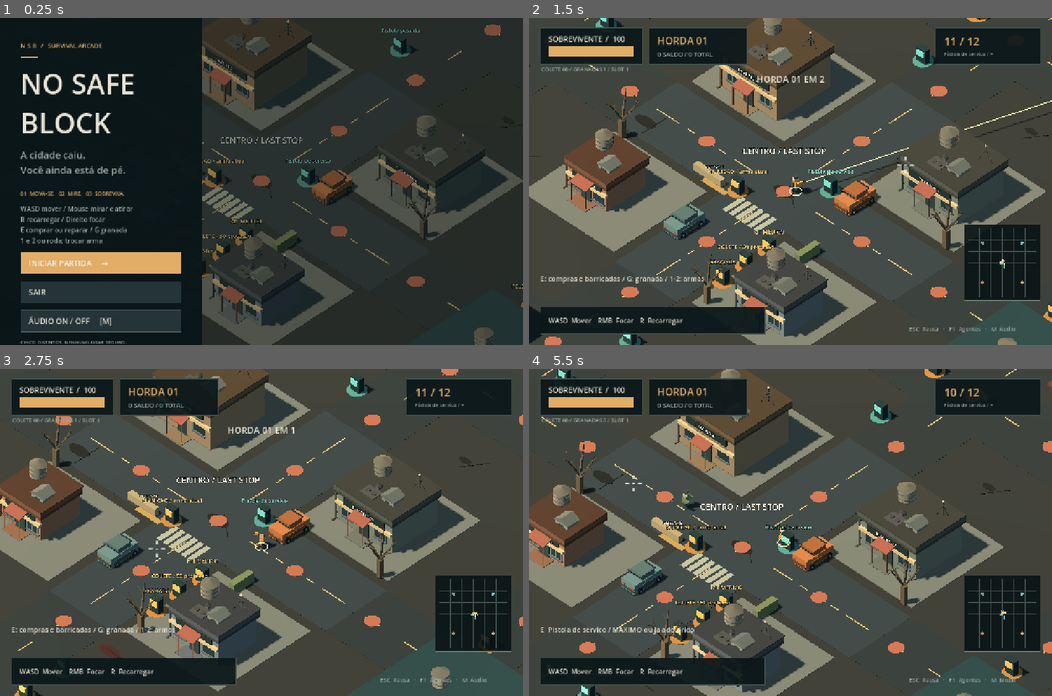
Above: before the commit, frames 1-4 (two rows, left to right).
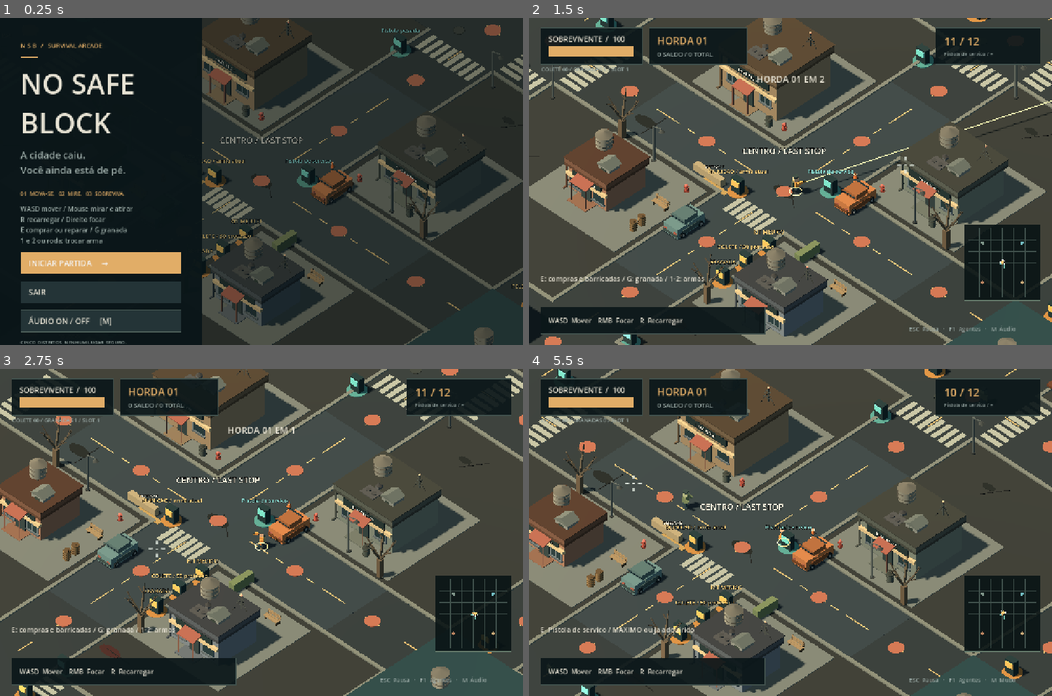
Above: after the commit, the same moments.

Repository: MarcoFilho1/NoSafeBlock
Game: Godot game, scene res://scenes/main.tscn
Same seed, same stepped clock (60 frames per second), same inputs: the game is played once before the commit and once after it.
Inputs (mouse positions are in pixels of both pictures, inside the frame that each line leads up to):
- Up to frame 1 (0.25 s): no input
- Up to frame 2 (1.5 s): click "INICIAR PARTIDA →" at 0.5 s; tap Enter at 1.25 s; move the mouse to (905, 165) at 1.27 s; hold D (move_right) from 1.28 s (still down); tap 1 at 1.35 s; click (905, 165) at 1.42 s
- Up to frame 3 (2.75 s): move the mouse to (156, 548) at 2.02 s; release D (move_right) at 2.03 s; hold S (move_down) from 2.03 s (still down); tap 2 at 2.1 s
- Up to frame 4 (5.5 s): move the mouse to (842, 460) at 2.77 s; release S (move_down) at 2.78 s; hold D (move_right) 2.78-3.53 s; tap one key every 0.75 s from 2.85 s: G E M 1; move the mouse to (764, 597) at 3.52 s; hold W (move_up) 3.53-4.28 s; click (764, 597) at 3.67 s; move the mouse to (947, 581) at 4.27 s; hold A (move_left) from 4.28 s (still down); move the mouse to (633, 483) at 5.02 s

The runs differ from the first frame. In frame 1, 2.7% of the frame differs, in the area x 38-100%, y 2-100%; in frame 2, 4.4%; in frame 3, 4.1%; in frame 4, 4.9%, in the area x 0-100%, y 0-100%.

Commit message:
feat: mobilia as ruas e detalha os marcos da cidade
As avenidas eram pintura sobre o chao. Ganham meio-fio que abre em cada
cruzamento, faixas de pedestre nas duas aproximacoes, bueiro, poste de
luz em cada esquina e, no centro, hidrantes, lixeiras, tambores, bancos
e cones. O muro do perimetro ganha contrafortes e rufo.

O onibus queimado recebe rodas, saia lateral e cumeeira; a cobertura do
posto deixa de flutuar e passa a se apoiar em quatro colunas com base,
fascia e empena. Nada disso tem colisao.

Co-Authored-By: Claude Opus 5 <noreply@anthropic.com>

Diff:
--- a/src/world/world.gd
+++ b/src/world/world.gd
@@ -6,6 +6,10 @@
 const Station = preload("res://src/world/interaction_station.gd")
 const Barricade = preload("res://src/world/barricade.gd")
 const Weapons = preload("res://src/data/weapon_catalog.gd")
+## Stretches of road between two crossings, used to lay kerbs that open at every
+## junction instead of running straight through it.
+const BLOCK_SPANS: Array = [[-90.0, -64.0], [-56.0, -34.0], [-26.0, -4.0], [4.0, 26.0], [34.0, 56.0], [64.0, 90.0]]
+const LANES: Array = [-60.0, -30.0, 0.0, 30.0, 60.0]
 var layout: Dictionary = Layout.definition()
 var follow_target: Node3D
 var city_buildings: Array[Node3D] = []
@@ -54,6 +58,13 @@
 	for i in [-1, 1]:
 		Props.solid(region, Vector3(180.5, 3, 0.3), Vector3(0, 1.5, i * 90), Color("374846"))
 		Props.solid(region, Vector3(0.3, 3, 180.5), Vector3(i * 90, 1.5, 0), Color("374846"))
+		# Buttresses and a coping rail keep the perimeter from reading as a ribbon.
+		Props.detail(Props.box(region, Vector3(181, 0.35, 0.75), Vector3(0, 3.1, i * 90), Color("4a5a57")))
+		Props.detail(Props.box(region, Vector3(0.75, 0.35, 181), Vector3(i * 90, 3.1, 0), Color("4a5a57")))
+		for at in range(-84, 85, 12):
+			Props.detail(Props.box(region, Vector3(0.9, 3.4, 0.8), Vector3(at, 1.7, i * 89.6), Color("30403e")))
+			Props.detail(Props.box(region, Vector3(0.8, 3.4, 0.9), Vector3(i * 89.6, 1.7, at), Color("30403e")))
+	build_street_dressing()
 	var nav := NavigationMesh.new()
 	nav.geometry_parsed_geometry_type = NavigationMesh.PARSED_GEOMETRY_STATIC_COLLIDERS
 	nav.geometry_collision_mask = 1
@@ -102,6 +113,14 @@
 	for lane in [-60, -30, 0, 30, 60]:
 		Props.box(region, Vector3(8, 0.025, 180), Vector3(lane, 0.012, 0), Color("303b3c"))
 		Props.box(region, Vector3(180, 0.025, 8), Vector3(0, 0.013, lane), Color("303b3c"))
+		# Raised kerbs give the roads an edge instead of a change of paint. They
+		# stop short of every crossing, the way a real kerb opens at a junction.
+		for side in [-4.2, 4.2]:
+			for span in BLOCK_SPANS:
+				var length: float = span[1] - span[0]
+				var middle: float = (span[0] + span[1]) / 2.0
+				Props.detail(Props.box(region, Vector3(0.36, 0.17, length), Vector3(lane + side, 0.085, middle), Color("6d766c")))
+				Props.detail(Props.box(region, Vector3(length, 0.17, 0.36), Vector3(middle, 0.086, lane + side), Color("6d766c")))
 		for stripe in range(-85, 86, 5):
 			Props.box(region, Vector3(0.13, 0.03, 1.8), Vector3(lane, 0.035, stripe), Color("a99868"))
 			Props.box(region, Vector3(1.8, 0.03, 0.13), Vector3(stripe, 0.036, lane), Color("a99868"))
@@ -121,10 +140,26 @@
 	for side in [-1, 1]:
 		for window in range(5):
 			Props.box(bus, Vector3(0.06, 0.75, 0.85), Vector3(side * 1.32, 0.5, -2.6 + window * 1.2), Color("1c292b"))
+		for z in [-2.6, 2.4]:
+			var wheel := Props.detail(Props.cylinder(bus, 0.45, 0.3, Vector3(side * 1.2, -0.7, z), Color("1e2729"), 10))
+			wheel.rotation.z = PI / 2.0
+		Props.detail(Props.box(bus, Vector3(0.12, 0.45, 7.4), Vector3(side * 1.3, -0.25, 0), Color("473d34")))
+	Props.detail(Props.box(bus, Vector3(1.9, 0.7, 0.08), Vector3(0, 0.6, -4.05), Color("1c292b")))
+	Props.detail(Props.wedge(bus, Vector3(2.6, 0.35, 8.0), Vector3(0, 1.32, 0), Color("4a4036")))
+	# The fuel canopy now stands on columns instead of floating over the forecourt.
 	Props.box(region, Vector3(8, 0.4, 10), Vector3(54, 4, 15), Color("706657"))
+	Props.detail(Props.box(region, Vector3(8.6, 0.5, 10.6), Vector3(54, 3.7, 15), Color("5c5346")))
+	Props.detail(Props.wedge(region, Vector3(8.8, 0.7, 10.8), Vector3(54, 4.5, 15), Color("665c4d")))
+	for x in [51.2, 56.8]:
+		for z in [11.2, 18.8]:
+			Props.detail(Props.box(region, Vector3(0.45, 3.5, 0.45), Vector3(x, 1.75, z), Color("6a6154")))
+			Props.detail(Props.box(region, Vector3(0.75, 0.22, 0.75), Vector3(x, 0.11, z), Color("545c52")))
+	Props.detail(Props.box(region, Vector3(9.4, 0.12, 11.4), Vector3(54, 0.06, 15), Color("5a6159")))
 	for z in [12, 18]:
 		Props.solid(region, Vector3(0.8, 1.7, 0.8), Vector3(54, 0.85, z), Color("9d7655"))
 		Props.box(region, Vector3(0.1, 0.5, 0.5), Vector3(54.45, 1.1, z), Color("27383b"))
+		Props.detail(Props.wedge(region, Vector3(1.0, 0.3, 1.0), Vector3(54, 1.85, z), Color("8a6749")))
+		Props.detail(Props.cylinder(region, 0.06, 1.2, Vector3(54.5, 1.5, z + 0.3), Color("3a4341"), 6))
 	Props.sign_text(region, "SUNSET / FUEL", Vector3(54, 4.2, 20), 48)
 	# Painted damage does not add navigation obstacles or draw-time shadows.
 	for i in range(85):
@@ -136,6 +171,35 @@
 		var crack := Props.box(region, Vector3(0.08, 0.02, 3.2), Vector3(x + 1, 0.07, z), Color("202626"))
 		crack.rotation.y = i * 0.73
 		crack.cast_shadow = GeometryInstance3D.SHADOW_CASTING_SETTING_OFF
+
+func build_street_dressing() -> void:
+	## Street furniture is purely visual: nothing added here carries collision, so
+	## the navigation bake and every existing route are untouched.
+	for lane_x in LANES:
+		for lane_z in LANES:
+			var corner := Vector3(lane_x + 5.6, 0, lane_z + 5.6)
+			if absf(corner.x) < 13 and absf(corner.z) < 13:
+				continue
+			Props.lamp_post(region, corner, Color("55605c"))
+			Props.detail(Props.cylinder(region, 0.55, 0.03, Vector3(lane_x - 2.2, 0.05, lane_z + 2.2), Color("39433f"), 12))
+			Props.detail(Props.ring(region, 0.5, 0.58, Vector3(lane_x - 2.2, 0.06, lane_z + 2.2), Color("2c3532")))
+			# Crossings sit just clear of the junction box on both approaches.
+			for stripe in range(8):
+				Props.detail(Props.box(region, Vector3(0.55, 0.04, 2.4), Vector3(lane_x - 3.15 + stripe * 0.9, 0.05, lane_z + 5.5), Color("919a8b")))
+				Props.detail(Props.box(region, Vector3(2.4, 0.04, 0.55), Vector3(lane_x + 5.5, 0.051, lane_z - 3.15 + stripe * 0.9), Color("919a8b")))
+	# Downtown is where the camera spends the match, so it carries the most props.
+	for spot in [Vector3(-6.2, 0, -6.2), Vector3(6.3, 0, -6.4), Vector3(-6.4, 0, 6.3)]:
+		Props.hydrant(region, spot)
+	for spot in [Vector3(-7.6, 0, -5.6), Vector3(6.2, 0, 7.4), Vector3(13.0, 0, -6.2)]:
+		Props.bin(region, spot, Color("4f5a52"))
+	for spot in [Vector3(3.2, 0, -6.0), Vector3(3.9, 0, -5.2), Vector3(4.6, 0, -4.4)]:
+		Props.traffic_cone(region, spot)
+	for spot in [Vector3(-6.0, 0, 12.5), Vector3(-6.0, 0, 13.6), Vector3(6.2, 0, -12.0)]:
+		Props.barrel(region, spot, Color("7a6a4b"))
+	for spot in [Vector3(-6.5, 0, 9.5), Vector3(13.5, 0, 6.5)]:
+		Props.bench(region, spot, Color("8a7b5c"))
+	for spot in [Vector3(-11.5, 0, 5.4), Vector3(11.5, 0, -5.4)]:
+		Props.lamp_post(region, spot, Color("55605c"))
 
 func _process(delta: float) -> void:
 	if not is_instance_valid(follow_target):
